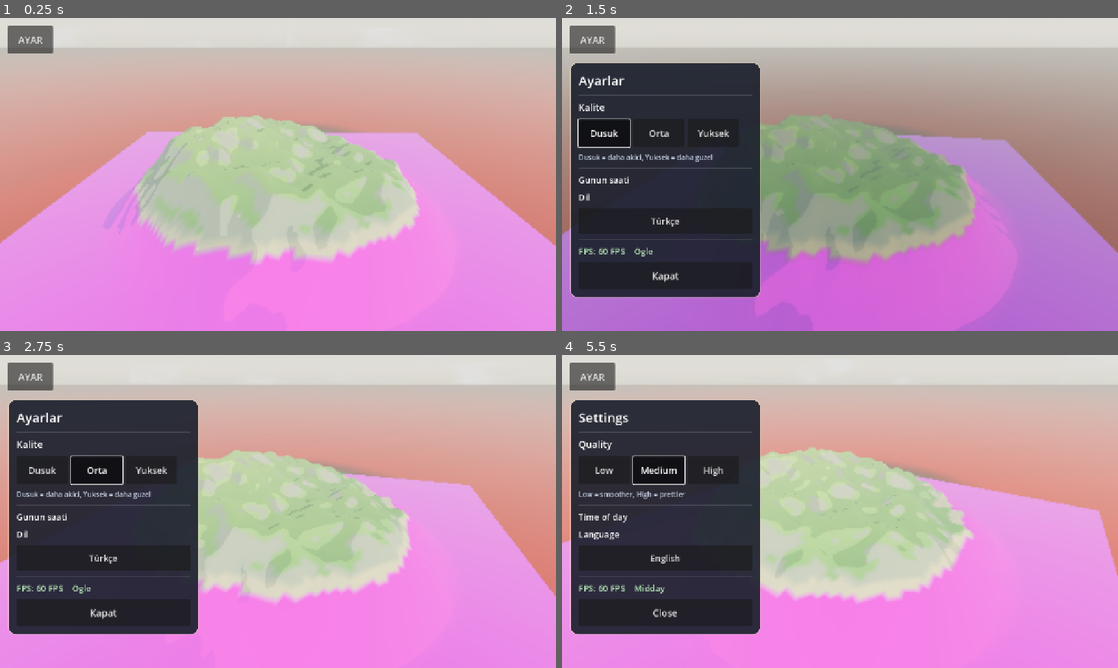
Above: before the commit, frames 1-4 (two rows, left to right).
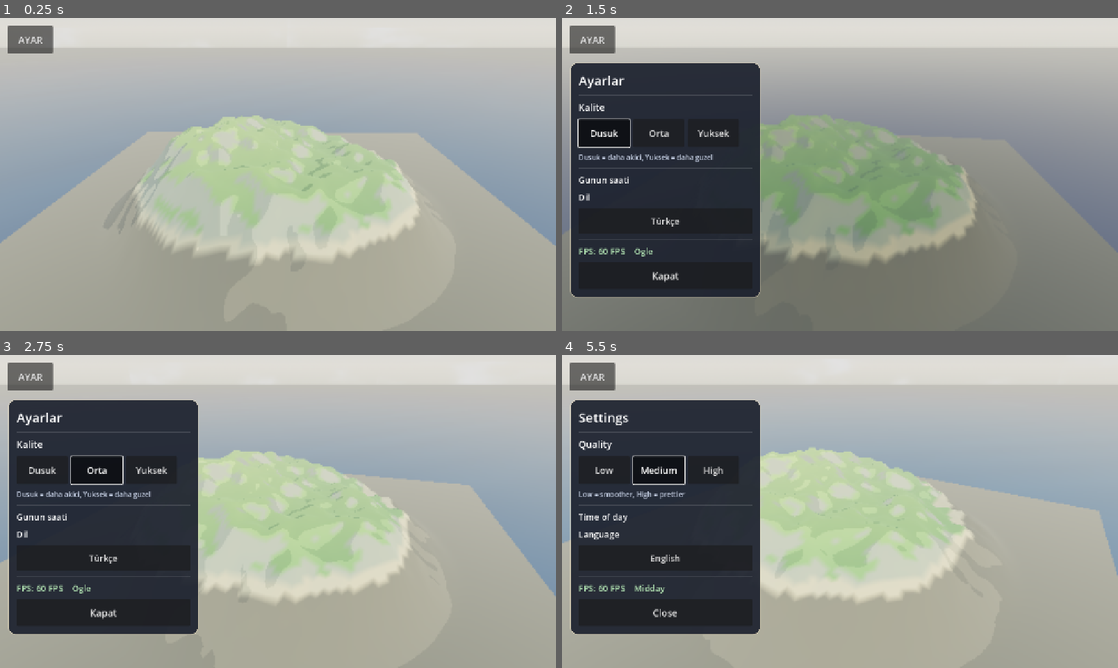
Above: after the commit, the same moments.

Repository: eraslan19j/game
Game: Godot game, scene res://scenes/world/world.tscn
Two runs of this game, one before a commit and one after it. Both use one fixed random seed, a clock stepped at 60 frames per second and the inputs below.
Inputs:
- Up to frame 1 (0.25 s): no input
- Up to frame 2 (1.5 s): click "AYAR" at 0.5 s; click "Dusuk" at 1.25 s
- Up to frame 3 (2.75 s): click "Orta" at 2 s
- Up to frame 4 (5.5 s): click "Yuksek" at 2.75 s; click "Türkçe" at 3.5 s; click "Low" at 4.25 s; click "Medium" at 5 s

The runs differ from the first frame. In frame 1, 66% of the frame differs, in the area x 0-100%, y 15-100%; in frame 2, 35%; in frame 3, 45%; in frame 4, 45%.

Commit message:
Su/kum/sis dengesi: opak su, koyu deniz tabani, mavi ufuk sisi; debug temizlendi
Co-authored-by: arena-agent <297053741+arena-agent@users.noreply.github.com>

Diff:
--- a/scenes/world/world.tscn
+++ b/scenes/world/world.tscn
@@ -12,10 +12,10 @@
 
 [sub_resource type="ProceduralSkyMaterial" id="ProceduralSkyMaterial_sky"]
 sky_top_color = Color(0.16, 0.51, 0.9, 1)
-sky_horizon_color = Color(0.98, 0.95, 0.88, 1)
+sky_horizon_color = Color(0.86, 0.91, 0.90, 1)
 sky_curve = 0.32
 ground_bottom_color = Color(0.42, 0.52, 0.46, 1)
-ground_horizon_color = Color(0.98, 0.95, 0.88, 1)
+ground_horizon_color = Color(0.86, 0.91, 0.90, 1)
 ground_curve = 0.2
 sun_angle_max = 22.0
 sun_curve = 0.12
@@ -34,7 +34,7 @@
 tonemap_exposure = 0.85
 tonemap_white = 6.0
 fog_enabled = true
-fog_light_color = Color(0.87, 0.85, 0.78, 1)
+fog_light_color = Color(0.76, 0.84, 0.88, 1)
 fog_light_energy = 0.55
 fog_density = 0.0005
 fog_sky_affect = 0.0
--- a/scripts/world/terrain.gd
+++ b/scripts/world/terrain.gd
@@ -218,7 +218,7 @@
 	var rock := Color(0.63, 0.58, 0.53)
 
 	if h < sea_level - 1.5:
-		return Color(1.0, 0.0, 1.0)  # DEBUG
+		return deep_sand
 	if h < sea_level + 1.0:
 		return sand.lerp(deep_sand, 0.25)
 	if normal_y < 0.78:
--- a/shaders/water.gdshader
+++ b/shaders/water.gdshader
@@ -12,7 +12,7 @@
 uniform vec4 shallow_color : source_color = vec4(0.24, 0.72, 0.72, 1.0);
 uniform vec4 deep_color : source_color = vec4(0.05, 0.30, 0.47, 1.0);
 uniform vec4 foam_color : source_color = vec4(0.95, 0.99, 0.99, 1.0);
-uniform float alpha_shallow = 0.62;
+uniform float alpha_shallow = 0.78;
 uniform float alpha_deep = 0.96;
 
 varying vec3 world_pos;
@@ -57,11 +57,11 @@
 	float foam = 1.0 - smoothstep(0.0, 0.22, depth);
 	col = mix(col, foam_color.rgb, foam * 0.7);
 
-	ALBEDO = vec3(clamp(depth / 20.0, 0.0, 1.0), clamp(th / 20.0 + 0.5, 0.0, 1.0), 0.0);
+	ALBEDO = col * 0.96;
 	ROUGHNESS = 0.52;
 	METALLIC = 0.0;
 	SPECULAR = 0.04;
-	ALPHA = 1.0;
+	ALPHA = mix(alpha_shallow, alpha_deep, deep_mix) + foam * 0.15;
 	ALPHA = clamp(ALPHA, 0.0, 1.0);
 
 	// Hafif isilti (gunes parlamasi) icin normali kullaniyoruz; ekstra efekt yok.
Binary file changed: ci_screenshot_preview.png
